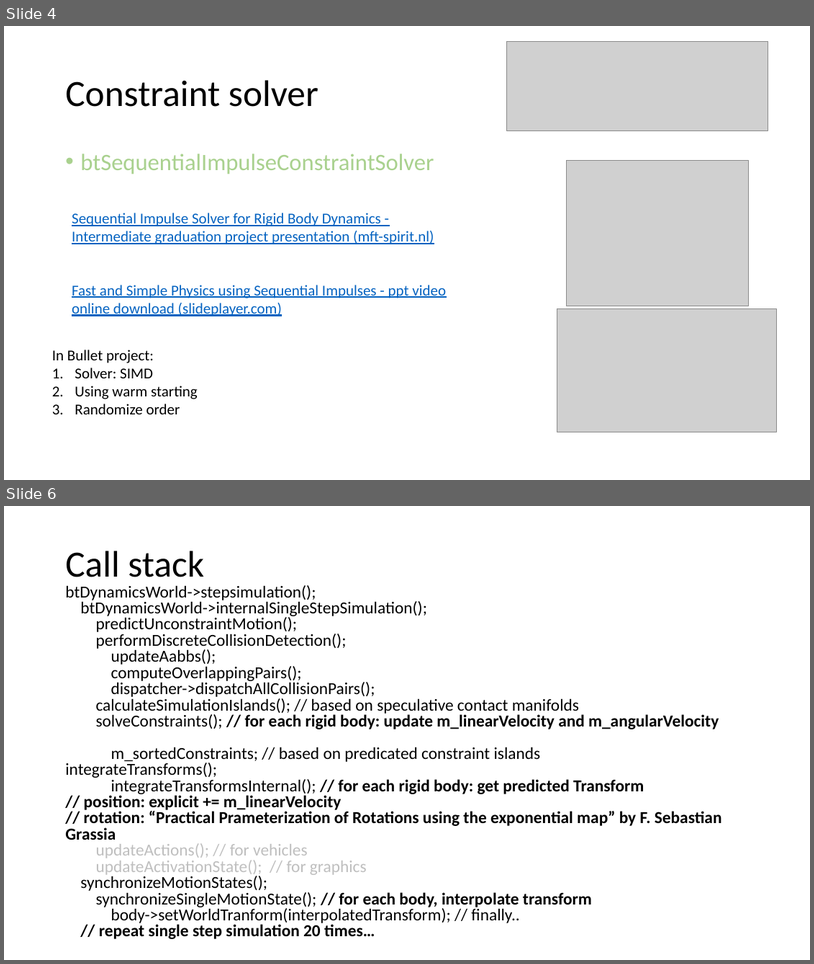
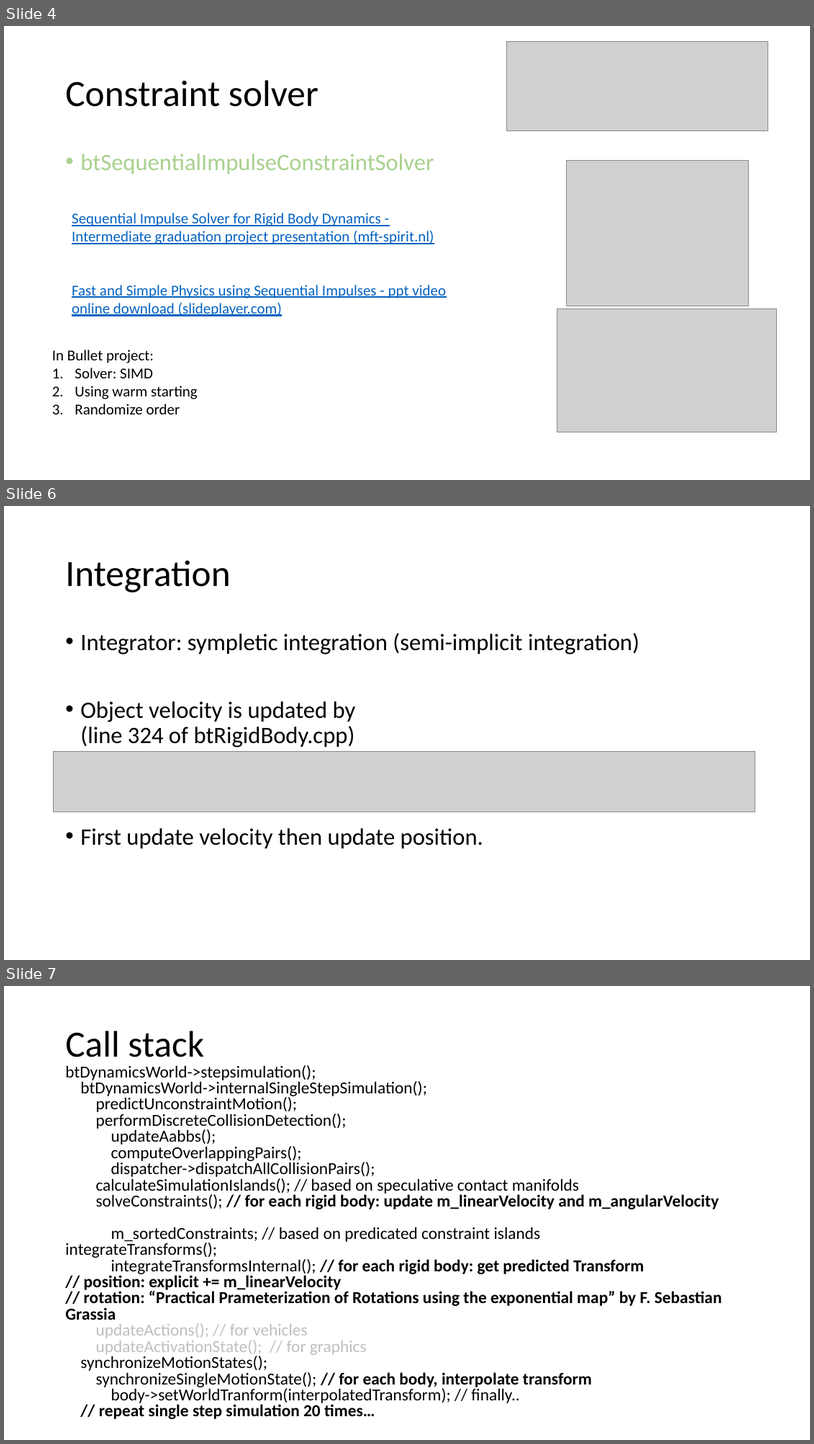
Before and after one commit to legenary/MuscleModel, a slide deck: Northwestern/EVERYTHING_ABOUT_BULLET.pptx. Shown one above the other, each under a label of ours: slides 4 and 6 before the commit, slides 4, 6 and 7 after it; the slides between them are not shown. The pictures are 814x964 and 814x1444 pixels, drawn with LibreOffice and Linux fonts; fonts in the diff are those of the drawing; grey boxes stand for pictures. Boxes give left, top, right and bottom in pixels: in the first picture for what was removed or moved away, otherwise in the second. Text is boxed around its words. In the diff, an @@ line names an element or a change of style, - is before the commit and + after.

```diff
--- a/Northwestern/EVERYTHING_ABOUT_BULLET.pptx
+++ b/Northwestern/EVERYTHING_ABOUT_BULLET.pptx
@@ slide 6 added at <box>4,506,810,960</box>, background #FFFFFF @@
@@ title added at <box>65,560,230,592</box>, 44 pt, text #000000 @@
+Integration
@@ text added at <box>80,633,640,849</box>, 28 pt, text #000000 @@
+• Integrator: sympletic integration (semi-implicit integration)
+• Object velocity is updated by
+  (line 324 of btRigidBody.cpp)
+• First update velocity then update position.
@@ picture added at <box>54,751,756,811</box> @@
@@ what was slide 6 is now slide 7 @@
```
Also in this commit, not shown: 1 other slide added, 1 slide removed, 56 other files.
